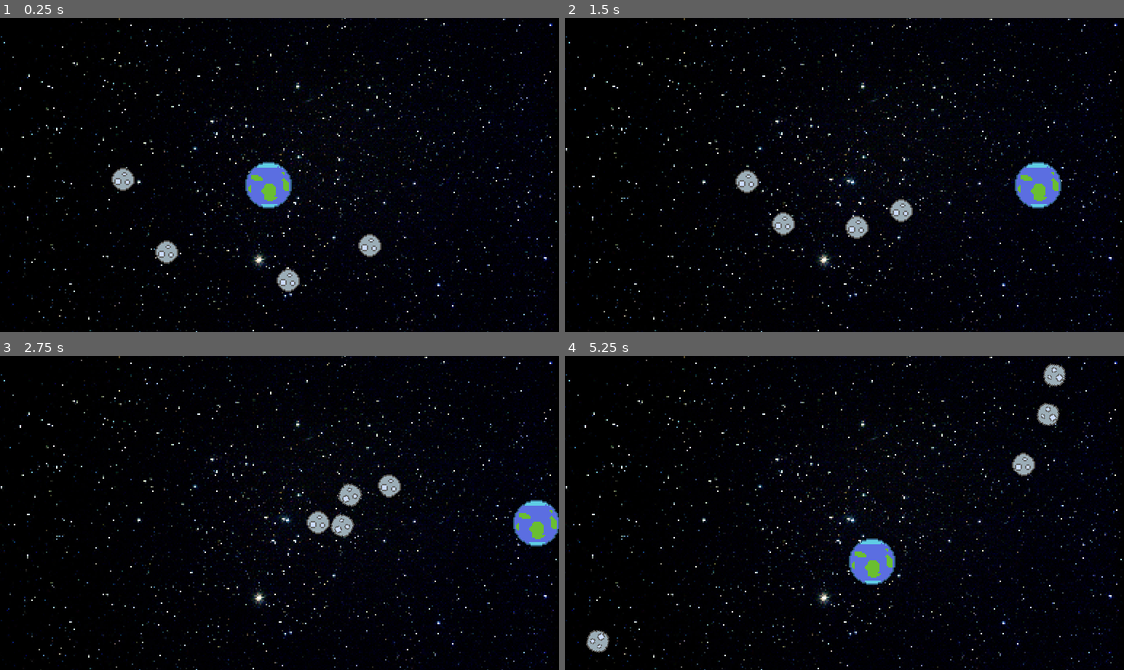
Above: before the commit, frames 1-4 (two rows, left to right).
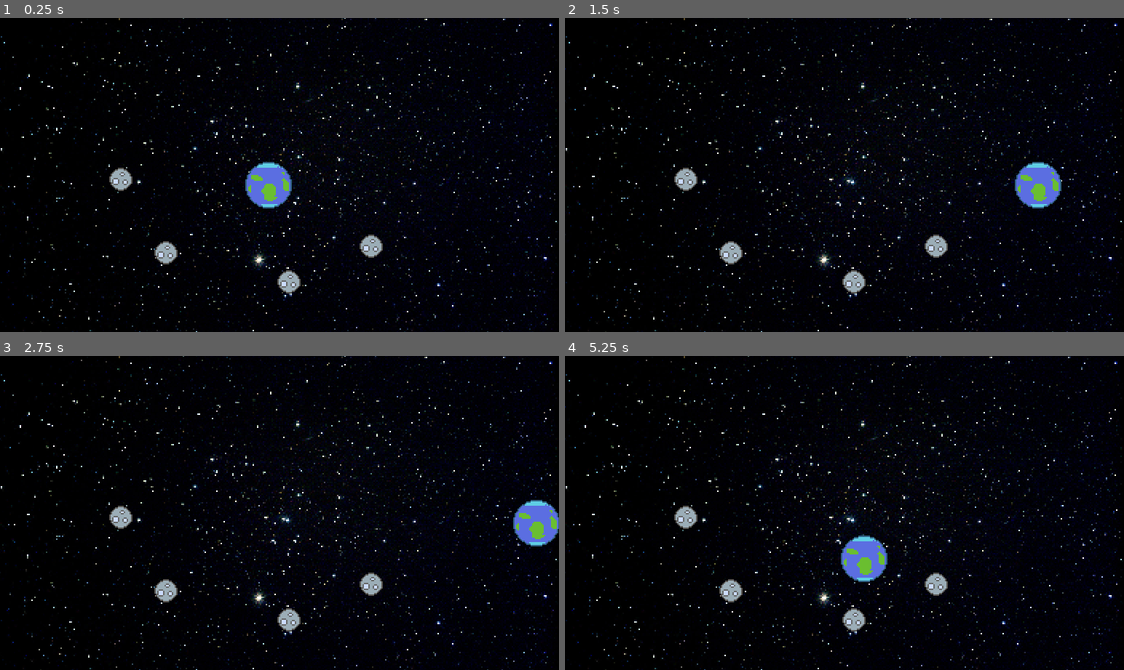
Above: after the commit, the same moments.

Repository: gabe00122/moon-shot-gamejam
Game: Godot game, scene res://scenes/main/Main.tscn
The game is run twice, just before and just after one commit, with the same random seed, the same clock (stepped at 60 frames per second) and the same inputs.
Inputs (mouse positions are in pixels of both pictures, inside the frame that each line leads up to):
- Up to frame 1 (0.25 s): no input
- Up to frame 2 (1.5 s): move the mouse to (967, 159) at 0.52 s; hold D (right) 0.53-1.25 s; click (967, 159) at 0.67 s; drag from (732, 190) to (816, 237) at 1.27 s
- Up to frame 3 (2.75 s): move the mouse to (335, 443) at 2.02 s; hold D (right) from 2.03 s (still down)
- Up to frame 4 (5.25 s): release D (right) at 2.75 s; drag from (816, 575) to (676, 465) at 2.77 s; move the mouse to (1012, 560) at 3.52 s; hold A (left) 3.53-4.25 s; drag from (676, 465) to (760, 434) at 4.27 s; move the mouse to (872, 513) at 5.02 s; hold S (down) from 5.03 s (still down); click (872, 513) at 5.17 s

The runs differ from the first frame. In frame 1, 0.5% of the frame differs, in the area x 19-69%, y 47-88%; in frame 2, 1.8%; in frame 3, 1.8%; in frame 4, 2.7%, in the area x 3-90%, y 2-95%.

Commit message:
Music?

Diff:
--- a/project/entities/moon/Moon.gd
+++ b/project/entities/moon/Moon.gd
@@ -1,4 +1,4 @@
 extends "res://entities/Planetoid.gd"
 
-func get_input():
-	return position.direction_to($"../Player".position)
+#func get_input():
+#	return position.direction_to($"../Player".position)
--- a/project/entities/moon/Moon.tscn
+++ b/project/entities/moon/Moon.tscn
@@ -3,16 +3,18 @@
 [ext_resource path="res://entities/moon/moon1.png" type="Texture" id=1]
 [ext_resource path="res://entities/moon/Moon.gd" type="Script" id=2]
 
-[sub_resource type="PhysicsMaterial" id=2]
+[sub_resource type="PhysicsMaterial" id=1]
 friction = 0.5
 bounce = 0.5
 
-[sub_resource type="CircleShape2D" id=1]
+[sub_resource type="CircleShape2D" id=2]
 radius = 8.11076
 
 [node name="Moon" type="RigidBody2D"]
+collision_layer = 16
+collision_mask = 31
 mass = 0.25
-physics_material_override = SubResource( 2 )
+physics_material_override = SubResource( 1 )
 continuous_cd = 2
 contacts_reported = 2
 contact_monitor = true
--- a/project/entities/player/Player.gd
+++ b/project/entities/player/Player.gd
@@ -1,4 +1,9 @@
 extends "res://entities/Planetoid.gd"
+
+const Moon = preload("res://entities/moon/Moon.gd")
+
+var _moon_set := {}
+var _moons := []
 
 func get_input() -> Vector2:
 	var input := Vector2()
@@ -11,3 +16,7 @@
 	if Input.is_action_pressed('up'):
 		input.y -= 1
 	return input
+
+
+#func _on_moon_entered(moon: Moon):
+#	_moons.append(mode)
--- a/project/entities/player/Player.tscn
+++ b/project/entities/player/Player.tscn
@@ -1,19 +1,24 @@
-[gd_scene load_steps=5 format=2]
+[gd_scene load_steps=6 format=2]
 
 [ext_resource path="res://entities/player/player.png" type="Texture" id=1]
 [ext_resource path="res://entities/player/Player.gd" type="Script" id=2]
 
-[sub_resource type="PhysicsMaterial" id=2]
+[sub_resource type="PhysicsMaterial" id=1]
 friction = 0.5
 bounce = 0.5
 
-[sub_resource type="CircleShape2D" id=1]
+[sub_resource type="CircleShape2D" id=2]
 radius = 15.8885
+
+[sub_resource type="CircleShape2D" id=3]
+radius = 35.0
 
 [node name="Player" type="RigidBody2D"]
 position = Vector2( 1, 0 )
+collision_layer = 4
+collision_mask = 39
 mode = 2
-physics_material_override = SubResource( 2 )
+physics_material_override = SubResource( 1 )
 continuous_cd = 2
 contacts_reported = 4
 contact_monitor = true
@@ -29,6 +34,16 @@
 [node name="Sprite" type="Sprite" parent="."]
 texture = ExtResource( 1 )
 
-[node name="CollisionShape" type="CollisionShape2D" parent="."]
-shape = SubResource( 1 )
+[node name="CollisionShape2D" type="CollisionShape2D" parent="."]
+shape = SubResource( 2 )
+
+[node name="Orbit" type="Area2D" parent="."]
+space_override = 3
+gravity_point = true
+gravity_vec = Vector2( 0, 0 )
+collision_layer = 8
+collision_mask = 16
+
+[node name="CollisionShape2D" type="CollisionShape2D" parent="Orbit"]
+shape = SubResource( 3 )
 [connection signal="body_entered" from="." to="." method="_on_collision"]
--- a/project/project.godot
+++ b/project/project.godot
@@ -114,6 +114,14 @@
  ]
 }
 
+[layer_names]
+
+2d_physics/layer_1="bounds"
+2d_physics/layer_2="enemy"
+2d_physics/layer_3="player"
+2d_physics/layer_4="orbit"
+2d_physics/layer_5="moon"
+
 [physics]
 
 2d/default_gravity=0
--- a/project/scenes/main/Main.tscn
+++ b/project/scenes/main/Main.tscn
@@ -1,6 +1,7 @@
-[gd_scene load_steps=8 format=2]
+[gd_scene load_steps=9 format=2]
 
 [ext_resource path="res://entities/player/Player.tscn" type="PackedScene" id=1]
+[ext_resource path="res://music/test_music.ogg" type="AudioStream" id=2]
 [ext_resource path="res://background_hyades.png" type="Texture" id=3]
 [ext_resource path="res://entities/moon/Moon.tscn" type="PackedScene" id=4]
 
@@ -69,3 +70,8 @@
 shape = SubResource( 4 )
 
 [node name="Gui" type="CanvasLayer" parent="."]
+
+[node name="MusicPlayer" type="AudioStreamPlayer" parent="."]
+stream = ExtResource( 2 )
+volume_db = -15.0
+autoplay = true
Not shown: 1 places in project/entities/moon/Moon.tscn that only renumber resources
Not shown, added: project/music/test_music.ogg.import
Not shown, added: bin/MoonShot.app/Contents/MacOS/MoonShot
Not shown, added: bin/MoonShot.app/Contents/PkgInfo
Not shown, added: bin/MoonShot.app/Contents/Resources/MoonShot.pck
Not shown, added: bin/MoonShot.app/Contents/Resources/icon.icns
Not shown, added: bin/MoonShot.dmg
Not shown, added: project/music/test_music.ogg
